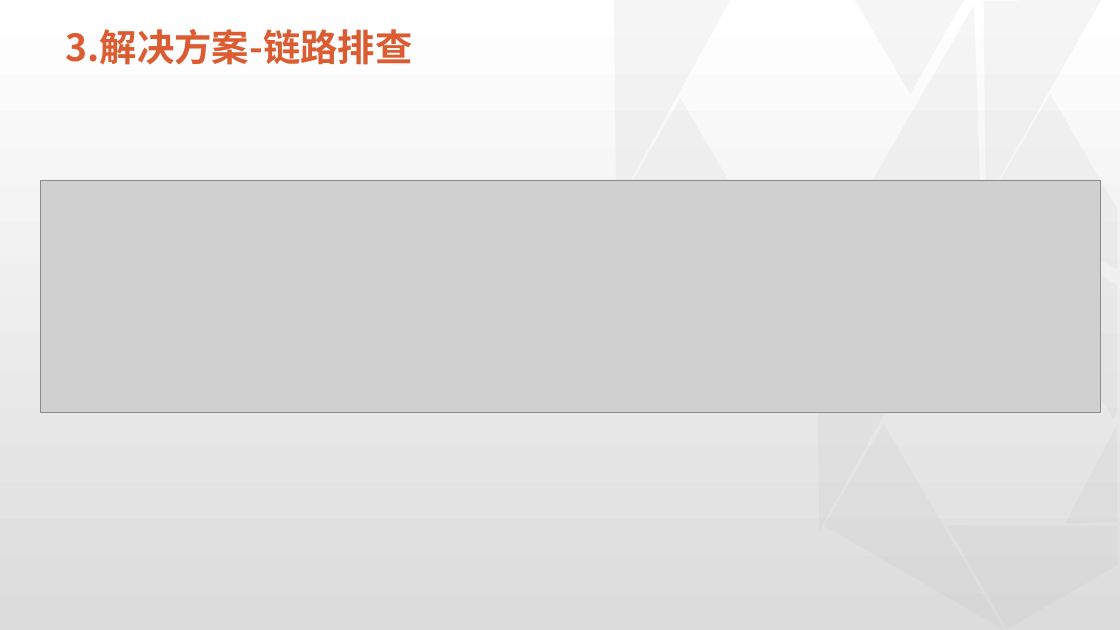
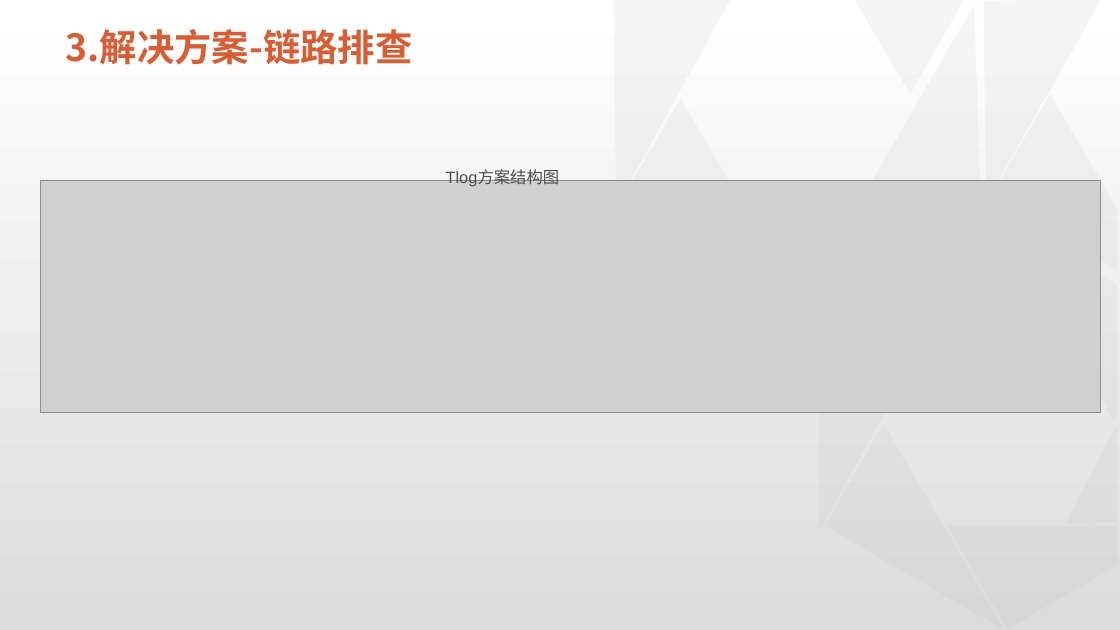
Before and after one commit to physicsLoveJava/java-miscellaneous, a slide deck: slide 18 of tech-interview/a-task/实习总结-07-26.pptx. Drawn at 1120x630 pixels with LibreOffice and Linux fonts; fonts in the diff are those of the drawing; grey boxes stand for pictures; background and template pictures are left out. Boxes give left, top, right and bottom in pixels: in the first picture for what was removed or moved away, otherwise in the second. Text is boxed around its words. In the diff, an @@ line names an element or a change of style, - is before the commit and + after.

```diff
--- a/tech-interview/a-task/实习总结-07-26.pptx
+++ b/tech-interview/a-task/实习总结-07-26.pptx
@@ text added at box(446, 169, 560, 186), 14 pt, text #4B4D4F @@
+Tlog方案结构图
```
Also in this commit, not shown: 4 other slides changed.
